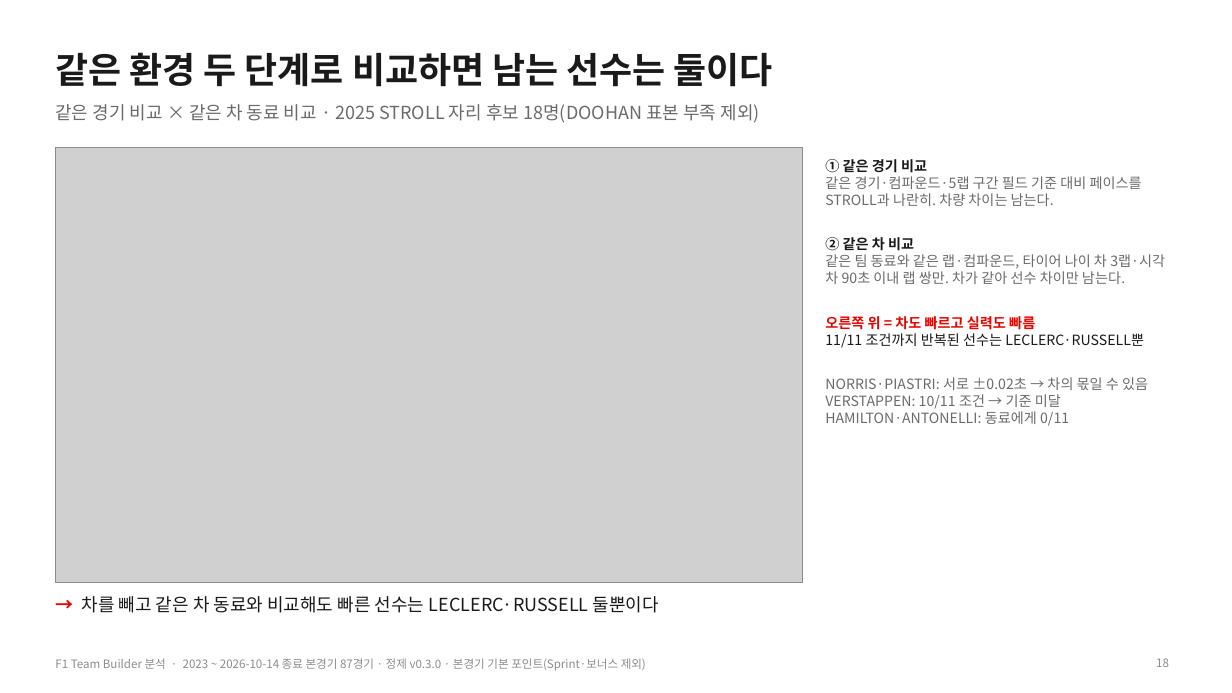
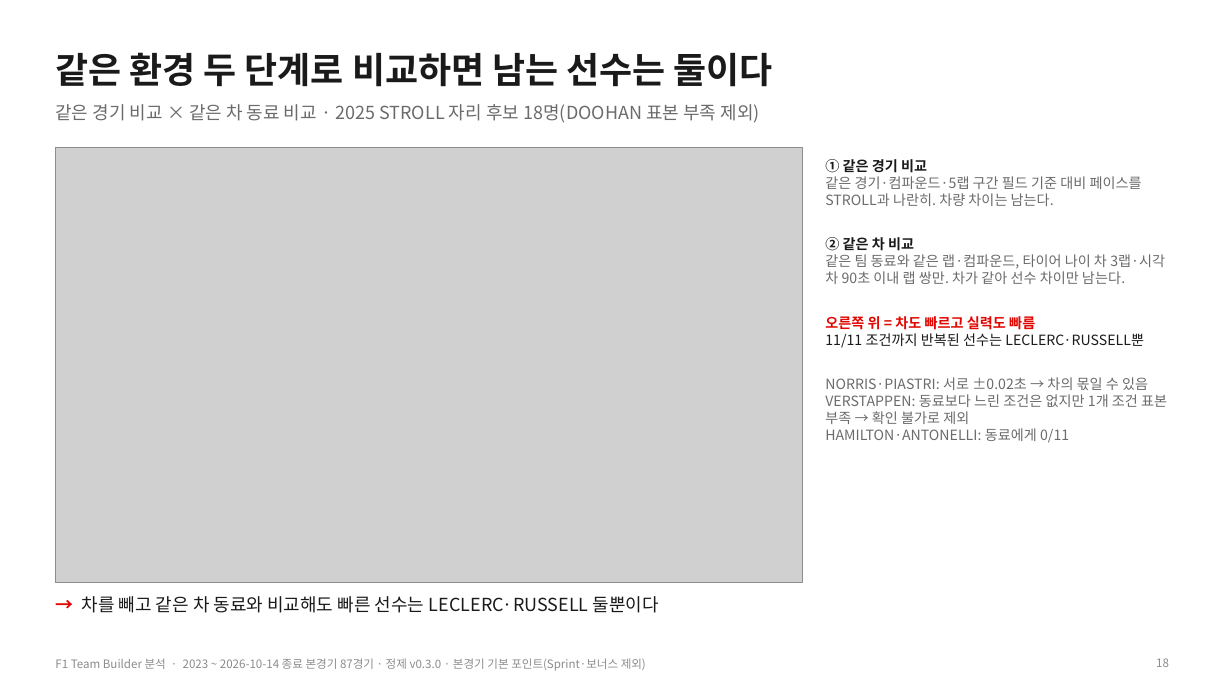
Before and after one commit to encore-ai-campus/mlo-02-p2-team1, a slide deck: slide 18 of docs/F1_TeamBuilder_발표자료.pptx. Drawn at 1232x693 pixels with LibreOffice and Linux fonts; fonts in the diff are those of the drawing; grey boxes stand for pictures. Boxes give left, top, right and bottom in pixels: in the first picture for what was removed or moved away, otherwise in the second. Text is boxed around its words. In the diff, an @@ line names an element or a change of style, - is before the commit and + after.

```diff
--- a/docs/F1_TeamBuilder_발표자료.pptx
+++ b/docs/F1_TeamBuilder_발표자료.pptx
@@ text at (825, 394, 1167, 424): text changed @@
-VERSTAPPEN: 10/11 조건 → 기준 미달
+VERSTAPPEN: 동료보다 느린 조건은 없지만 1개 조건 표본 부족 → 확인 불가로 제외
```
Also in this commit, not shown: 5 other slides changed, 1 slide removed, 4 other files.
